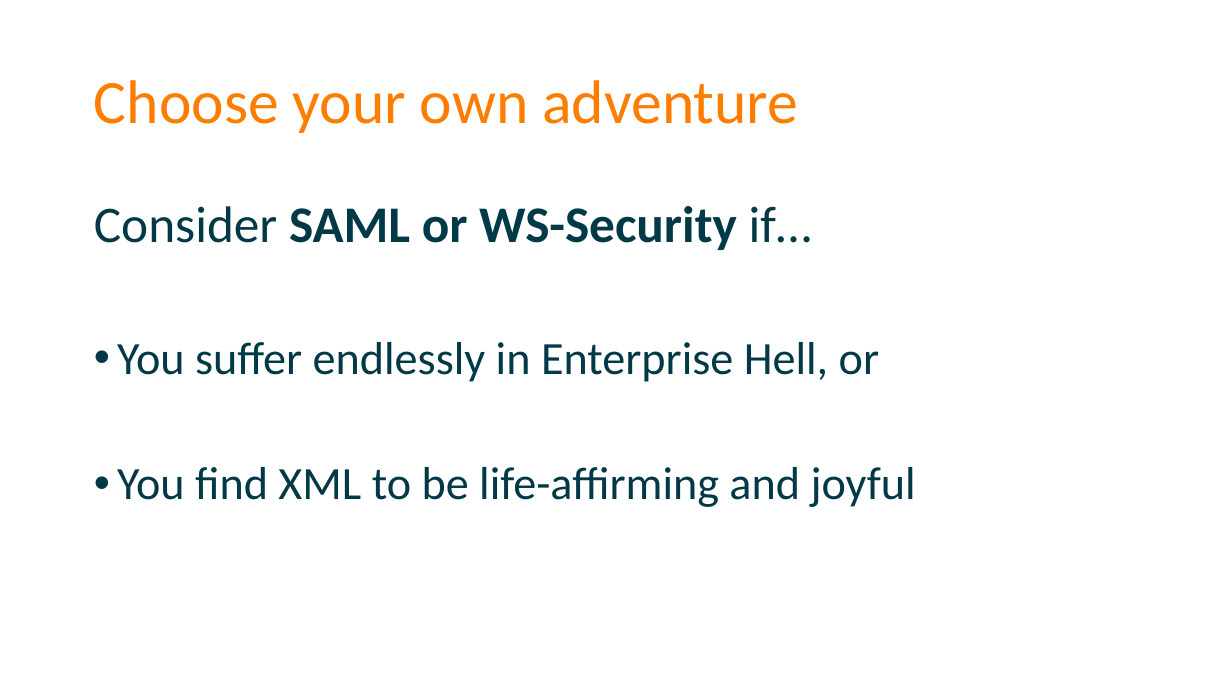
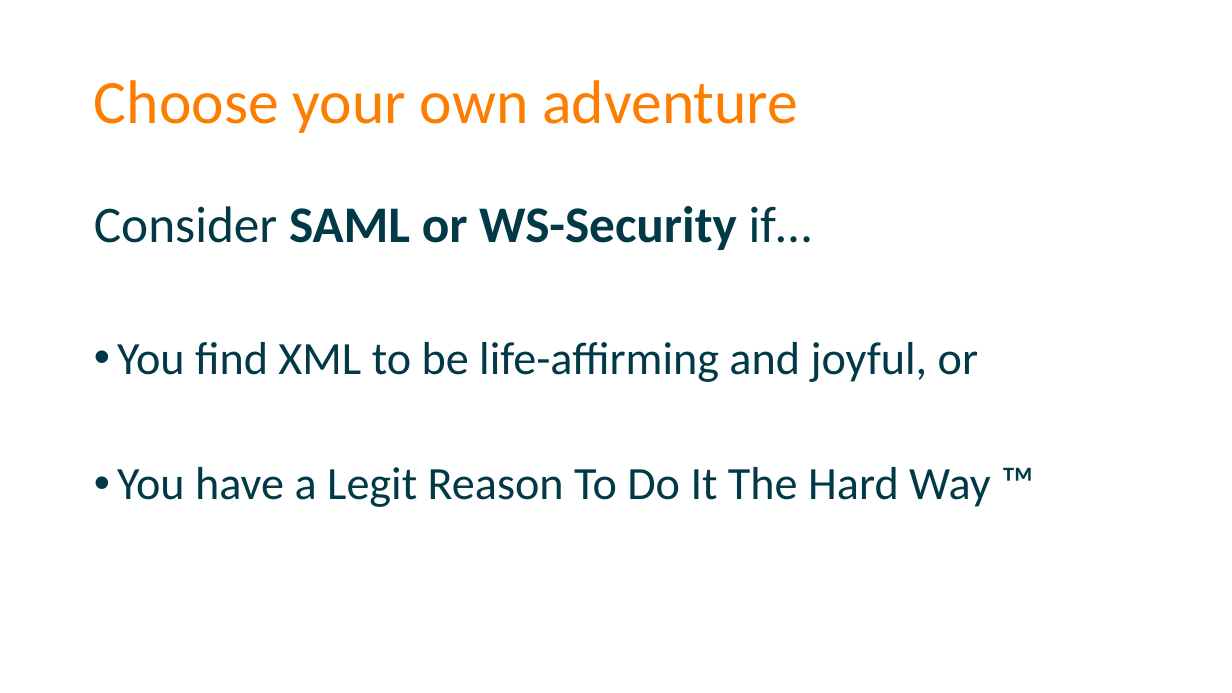
Before and after one commit to spetryjohnson/Securing-Your-API-Endpoints, a slide deck: slide 79 of Securing Your API Endpoints.pptx. Drawn at 1232x693 pixels with LibreOffice and Linux fonts; fonts in the diff are those of the drawing. Boxes give left, top, right and bottom in pixels: in the first picture for what was removed or moved away, otherwise in the second. Text is boxed around its words. In the diff, an @@ line names an element or a change of style, - is before the commit and + after.

```diff
--- a/Securing Your API Endpoints.pptx
+++ b/Securing Your API Endpoints.pptx
@@ text at [117, 342, 1034, 507]: text changed @@
-• You suffer endlessly in Enterprise Hell, or
-• You find XML to be life-affirming and joyful
+• You find XML to be life-affirming and joyful, or
+• You have a Legit Reason To Do It The Hard Way ™
```
Also in this commit, not shown: 8 other slides changed, 1 other file.
